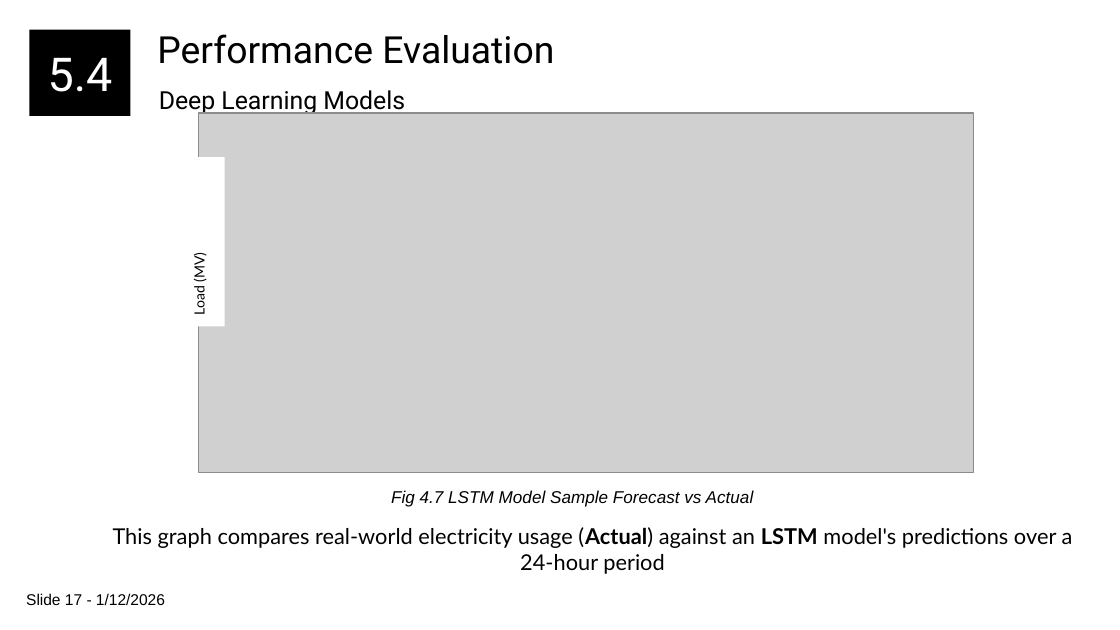
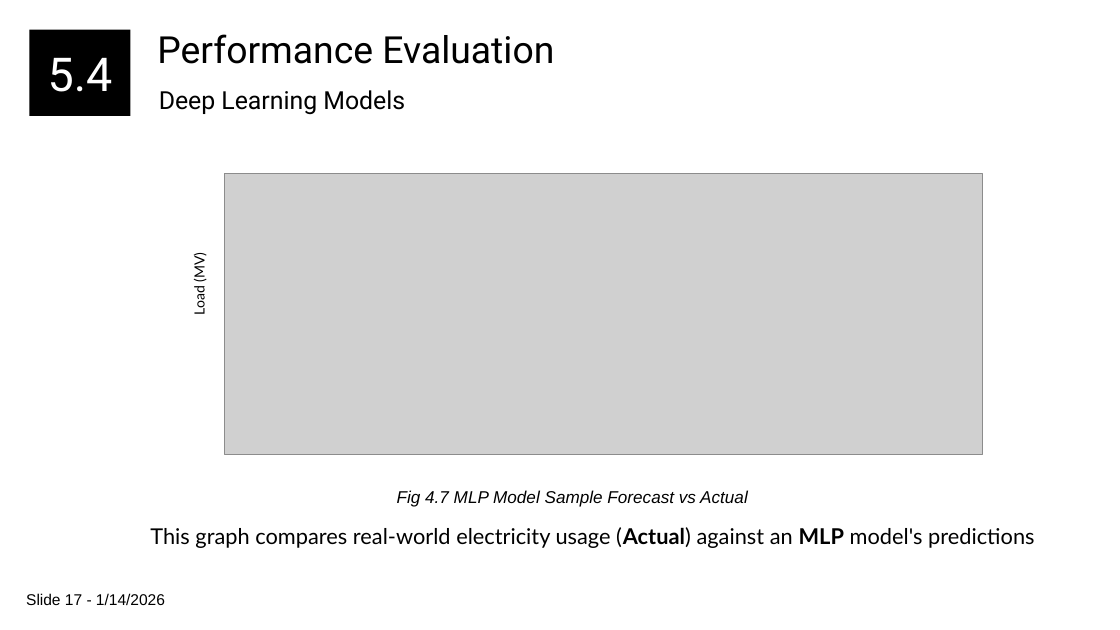
Before and after one commit to bikash0351/feeder, a slide deck: slide 20 of documentation/MW Load Presenation Final.pptx (slide 21 before the commit). Drawn at 1120x630 pixels with LibreOffice and Linux fonts; fonts in the diff are those of the drawing; grey boxes stand for pictures. Boxes give left, top, right and bottom in pixels: in the first picture for what was removed or moved away, otherwise in the second. Text is boxed around its words. In the diff, an @@ line names an element or a change of style, - is before the commit and + after.

```diff
--- a/documentation/MW Load Presenation Final.pptx
+++ b/documentation/MW Load Presenation Final.pptx
@@ picture: place and size @@
-picture at [198,113,973,473]
+picture at [225,174,982,455]
@@ text at [397,490,748,507]: text changed @@
-Fig 4.7 LSTM Model Sample Forecast vs Actual
+Fig 4.7 MLP Model Sample Forecast vs Actual
@@ text at [150,527,1035,548]: text changed @@
-This graph compares real-world electricity usage (Actual) against an LSTM model's predictions over a 24-hour period
+This graph compares real-world electricity usage (Actual) against an MLP model's predictions
@@ text at [26,593,165,605]: text changed @@
-Slide 17 - 1/12/2026
+Slide 17 - 1/14/2026
```
Also in this commit, not shown: 19 other slides changed, 1 slide removed, 17 other files.
